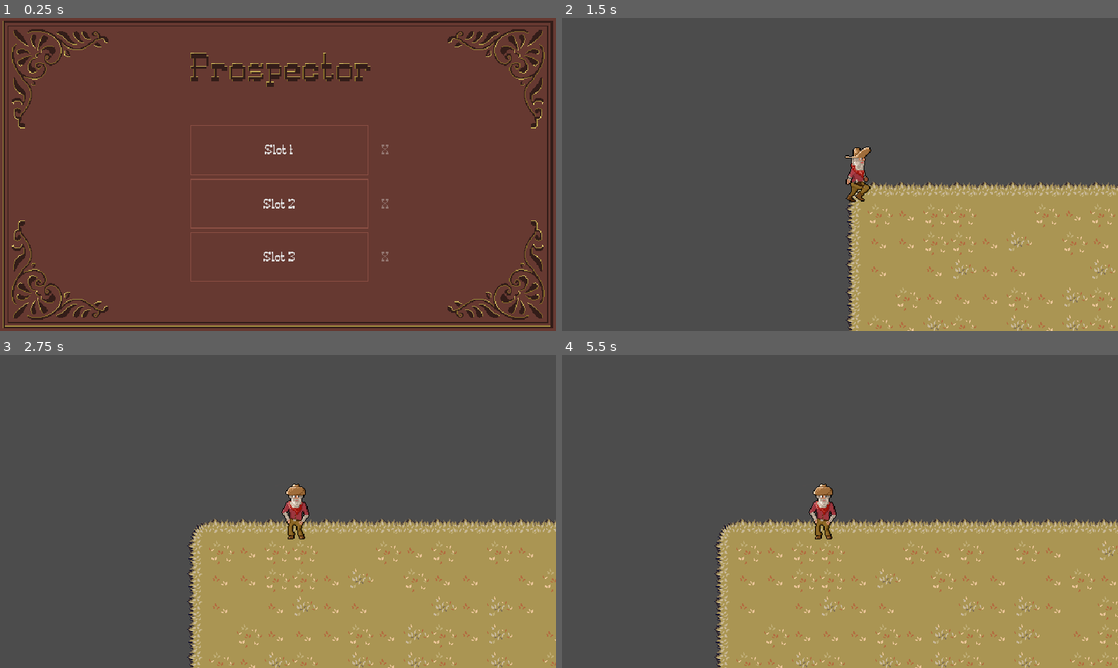
Above: before the commit, frames 1-4 (two rows, left to right).
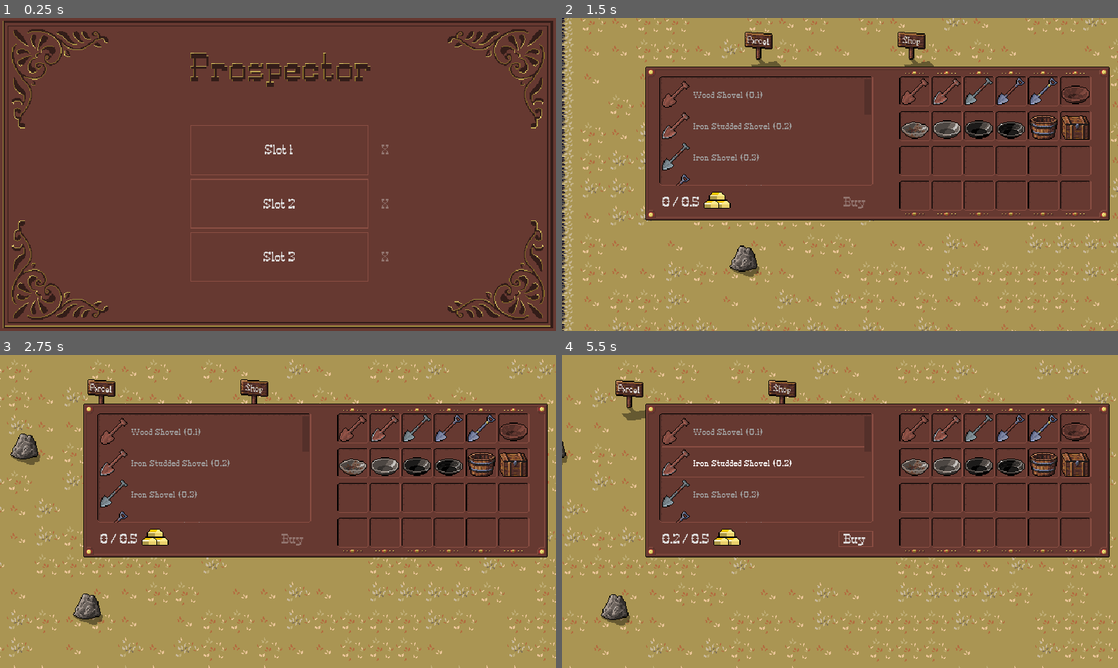
Above: after the commit, the same moments.

Repository: stdkoehler/prospector
Game: Godot game, scene res://MainMenu.tscn
Two runs of this game, one before a commit and one after it. Both use one fixed random seed, a clock stepped at 60 frames per second and the inputs below.
Inputs (mouse positions are in pixels of both pictures, inside the frame that each line leads up to):
- Up to frame 1 (0.25 s): no input
- Up to frame 2 (1.5 s): click "Slot 1" at 0.5 s; tap Enter at 1.25 s; move the mouse to (962, 158) at 1.27 s; hold Right (ui_right) from 1.28 s (still down); tap 1 at 1.35 s; click (962, 158) at 1.42 s
- Up to frame 3 (2.75 s): release Right (ui_right) at 2 s; drag from (166, 527) to (328, 533) at 2.02 s
- Up to frame 4 (5.5 s): tap Space at 2.75 s; move the mouse to (895, 442) at 2.77 s; hold Right (ui_right) 2.78-3.5 s; tap 3 at 2.85 s; drag from (812, 574) to (673, 464) at 3.52 s; tap Enter at 4.25 s; move the mouse to (1006, 558) at 4.27 s; hold Left (ui_left) 4.28-5 s; tap 5 at 4.35 s; drag from (673, 464) to (789, 533) at 5.02 s

The runs differ from the first frame. In frame 2, 85% of the frame differs, in the area x 0-100%, y 0-100%; in frame 3, 79%; in frame 4, 77%.

Commit message:
started shop

Diff:
--- a/Autoparcel.tscn
+++ b/Autoparcel.tscn
@@ -4,18 +4,18 @@
 [ext_resource path="res://Autoparcel.gd" type="Script" id=2]
 [ext_resource path="res://assets/npc/elvis.png" type="Texture" id=3]
 [ext_resource path="res://player/Player.gd" type="Script" id=4]
-[ext_resource path="res://ui/BaseUI.tscn" type="PackedScene" id=5]
+[ext_resource path="res://ui/Autoparcel/BaseUI.tscn" type="PackedScene" id=5]
 [ext_resource path="res://assets/player/prospector_anim_spritesheet.png" type="Texture" id=6]
 [ext_resource path="res://Elvis.gd" type="Script" id=7]
 [ext_resource path="res://assets/floor_tiles/navigationtiles.tres" type="TileSet" id=8]
 [ext_resource path="res://Camera2D2.gd" type="Script" id=9]
-[ext_resource path="res://ui/InventoryUI.tscn" type="PackedScene" id=10]
+[ext_resource path="res://ui/Autoparcel/InventoryUI.tscn" type="PackedScene" id=10]
 [ext_resource path="res://RockNavigationMap.gd" type="Script" id=11]
-[ext_resource path="res://ui/PlacementUI.tscn" type="PackedScene" id=12]
-[ext_resource path="res://ui/MenuUI.tscn" type="PackedScene" id=13]
-[ext_resource path="res://ui/UI.gd" type="Script" id=14]
-[ext_resource path="res://ui/MinigameUI.tscn" type="PackedScene" id=15]
-[ext_resource path="res://ui/HelpUI.tscn" type="PackedScene" id=16]
+[ext_resource path="res://ui/Autoparcel/PlacementUI.tscn" type="PackedScene" id=12]
+[ext_resource path="res://ui/Menu/MenuUI.tscn" type="PackedScene" id=13]
+[ext_resource path="res://ui/Autoparcel/UI.gd" type="Script" id=14]
+[ext_resource path="res://ui/Autoparcel/MinigameUI.tscn" type="PackedScene" id=15]
+[ext_resource path="res://ui/Autoparcel/HelpUI.tscn" type="PackedScene" id=16]
 
 [sub_resource type="CapsuleShape2D" id=1]
 radius = 11.0
--- a/Hub.tscn
+++ b/Hub.tscn
@@ -6,6 +6,8 @@
 [ext_resource path="res://Camera2D2.gd" type="Script" id=4]
 [ext_resource path="res://environment/ShopSign.tscn" type="PackedScene" id=5]
 [ext_resource path="res://environment/ParcelSign.tscn" type="PackedScene" id=6]
+[ext_resource path="res://environment/Rock.tscn" type="PackedScene" id=7]
+[ext_resource path="res://ui/Hub/ShopUI.tscn" type="PackedScene" id=8]
 
 [sub_resource type="CapsuleShape2D" id=1]
 radius = 11.0
@@ -64,6 +66,14 @@
 
 [node name="Hub" type="Node2D"]
 
+[node name="UI" type="CanvasLayer" parent="."]
+
+[node name="ShopUI" parent="UI" instance=ExtResource( 8 )]
+margin_left = 96.0
+margin_top = 56.0
+margin_right = 96.0
+margin_bottom = 56.0
+
 [node name="TileMap" type="TileMap" parent="."]
 tile_set = ExtResource( 2 )
 cell_size = Vector2( 32, 32 )
@@ -71,6 +81,7 @@
 tile_data = PoolIntArray( 0, 1, 1, 1, 1, 2, 2, 1, 2, 3, 1, 2, 4, 1, 2, 5, 1, 2, 6, 1, 2, 7, 1, 2, 8, 1, 2, 9, 1, 2, 10, …(11769 unchanged characters)…
 
 [node name="Camera2D2" type="Camera2D" parent="."]
+position = Vector2( 327.97, 228.964 )
 current = true
 drag_margin_left = 0.02
 script = ExtResource( 4 )
@@ -78,6 +89,7 @@
 [node name="YSort" type="YSort" parent="."]
 
 [node name="Player" type="KinematicBody2D" parent="YSort"]
+position = Vector2( 328, 208 )
 script = ExtResource( 3 )
 
 [node name="Sprite" type="Sprite" parent="YSort/Player"]
@@ -112,7 +124,16 @@
 shape = SubResource( 5 )
 
 [node name="ShopSign" parent="YSort" instance=ExtResource( 5 )]
-position = Vector2( 496, 152 )
+position = Vector2( 416, 72 )
 
 [node name="ParcelSign" parent="YSort" instance=ExtResource( 6 )]
-position = Vector2( 320, 240 )
+position = Vector2( 240, 72 )
+
+[node name="Rock" parent="YSort" instance=ExtResource( 7 )]
+position = Vector2( 224, 320 )
+
+[node name="Rock2" parent="YSort" instance=ExtResource( 7 )]
+position = Vector2( 512, 152 )
+
+[node name="Rock3" parent="YSort" instance=ExtResource( 7 )]
+position = Vector2( 152, 136 )
--- a/player/PlayerData.gd
+++ b/player/PlayerData.gd
@@ -107,6 +107,14 @@
         else:
             return null
 
+    func get_free_slot():
+        for i in range(BACKPACKSIZE):
+            if !(i in self.inventory_backpack):
+                return i
+
+        # no free slot
+        return -1
+
     func store_to_savedict():
         var inventory_backpack_save = {}
         for idx in self.inventory_backpack.keys():
@@ -226,3 +234,21 @@
 
 func _ui_deactivated(value):
     self.player.set_process_input(false)
+
+
+func add_item(id):
+    var file = File.new()
+    file.open("res://tools.json", file.READ)
+    var text = file.get_as_text()
+    var tools = JSON.parse(text).result
+    file.close()
+
+    var idx = PlayerData.inventory.get_free_slot()
+
+    if idx >= 0:
+        if tools[id]['type'] != 'container':
+            self.inventory.put_item(idx, Item.ToolItem.new(tools[id]))
+        else:
+            self.inventory.put_item(idx, Item.ContainerItem.new(tools[id]))
+
+    return idx
--- a/tools.json
+++ b/tools.json
@@ -3,22 +3,25 @@
 		"id": "wood_shovel",
 		"type": "shovel",
 		"name": "Wood Shovel",
+		"cost": 0.1,
 		"power": 0.15,
-		"efficiency": 0.2,
+		"efficiency": 0.25,
 		"texture_path": "res://assets/tools/shovel/icon_shovel_wood.png"
 	},
 	"iron_studded_wood_shovel": {
 		"id": "iron_studded_wood_shovel",
 		"type": "shovel",
-		"name": "Iron Studded Wood Shovel",
+		"name": "Iron Studded Shovel",
+		"cost": 0.2,
 		"power": 0.2,
-		"efficiency": 0.2,
+		"efficiency": 0.25,
 		"texture_path": "res://assets/tools/shovel/icon_shovel_iron_studded_wood.png"
 	},
 	"iron_shovel": {
 		"id": "iron_shovel",
 		"type": "shovel",
 		"name": "Iron Shovel",
+		"cost": 0.3,
 		"power": 0.3,
 		"efficiency": 0.3,
 		"texture_path": "res://assets/tools/shovel/icon_shovel_full_iron.png"
@@ -27,6 +30,7 @@
 		"id": "steel_shovel",
 		"type": "shovel",
 		"name": "Steel Shovel",
+		"cost": 0.5,
 		"power": 0.5,
 		"efficiency": 0.5,
 		"texture_path": "res://assets/tools/shovel/icon_shovel_steel.png"
@@ -35,6 +39,7 @@
 		"id": "full_steel_shovel",
 		"type": "shovel",
 		"name": "Full Steel Shovel",
+		"cost": 0.8,
 		"power": 0.5,
 		"efficiency": 0.5,
 		"texture_path": "res://assets/tools/shovel/icon_shovel_full_steel.png"
@@ -43,22 +48,25 @@
 		"id": "wood_pan",
 		"type": "pan",
 		"name": "Wood Pan",
+		"cost": 0.1,
 		"power": 0.15,
-		"efficiency": 0.2,
+		"efficiency": 0.25,
 		"texture_path": "res://assets/tools/pan/wood_pan.png"
 	},
 	"iron_sheet_pan": {
 		"id": "iron_sheet_pan",
 		"type": "pan",
 		"name": "Iron Sheet Pan",
+		"cost": 0.2,
 		"power": 0.2,
-		"efficiency": 0.2,
+		"efficiency": 0.25,
 		"texture_path": "res://assets/tools/pan/iron_sheet_pan.png"
 	},
 	"iron_pan": {
 		"id": "iron_pan",
 		"type": "pan",
 		"name": "Iron Pan",
+		"cost": 0.3,
 		"power": 0.3,
 		"efficiency": 0.3,
 		"texture_path": "res://assets/tools/pan/iron_pan.png"
@@ -66,7 +74,8 @@
 	"blackcast_steel_pan": {
 		"id": "blackcast_steel_pan",
 		"type": "pan",
-		"name": "Blackcast Steel Pan",
+		"name": "Black Steel Pan",
+		"cost": 0.4,
 		"power": 0.4,
 		"efficiency": 0.4,
 		"texture_path": "res://assets/tools/pan/blackcast_steel_pan.png"
@@ -74,7 +83,8 @@
 	"blackcast_steel_riffled_pan": {
 		"id": "blackcast_steel_riffled_pan",
 		"type": "pan",
-		"name": "Blackcast Steel Riffled Pan",
+		"name": "Black Steel Riffled Pan",
+		"cost": 0.8,
 		"power": 0.5,
 		"efficiency": 0.5,
 		"texture_path": "res://assets/tools/pan/blackcast_steel_riffled_pan.png"
@@ -83,6 +93,7 @@
 		"id": "small_bucket",
 		"type": "container",
 		"name": "Small Bucket",
+		"cost": 0.1,
 		"bulk": 5,
 		"items": 0,
 		"texture_path": "res://assets/tools/container/small_bucket.png"
@@ -91,6 +102,7 @@
 		"id": "chest",
 		"type": "container",
 		"name": "Chest",
+		"cost": 0.1,
 		"bulk": 0,
 		"items": 6,
 		"texture_path": "res://assets/tools/container/chest.png"
--- a/ui/BaseUI.tscn
+++ b/ui/Autoparcel/BaseUI.tscn
@@ -1,13 +1,14 @@
 [gd_scene load_steps=12 format=2]
 
 [ext_resource path="res://assets/themes/UI.theme" type="Theme" id=1]
-[ext_resource path="res://ui/BaseUI.gd" type="Script" id=2]
+[ext_resource path="res://ui/Autoparcel/BaseUI.gd" type="Script" id=2]
 [ext_resource path="res://assets/ui/mirror_inner.png" type="Texture" id=3]
 [ext_resource path="res://assets/icons/icon_goldbag.png" type="Texture" id=4]
 [ext_resource path="res://assets/ui/mirror.png" type="Texture" id=5]
 [ext_resource path="res://assets/icons/icon_goldbar.png" type="Texture" id=6]
 [ext_resource path="res://assets/tools/shovel/icon_shovel_steel.png" type="Texture" id=7]
 [ext_resource path="res://assets/ui/toolbelt.png" type="Texture" id=8]
+
 
 [sub_resource type="StyleBoxEmpty" id=1]
 
--- a/ui/HelpUI.tscn
+++ b/ui/Autoparcel/HelpUI.tscn
@@ -1,8 +1,10 @@
 [gd_scene load_steps=4 format=2]
 
-[ext_resource path="res://ui/TutorialPopupWindows/DiggingBulk.tscn" type="PackedScene" id=1]
-[ext_resource path="res://ui/TutorialPopupWindows/DiggingTool.tscn" type="PackedScene" id=2]
-[ext_resource path="res://ui/HelpUI.gd" type="Script" id=3]
+[ext_resource path="res://ui/Autoparcel/TutorialPopupWindows/DiggingBulk.tscn" type="PackedScene" id=1]
+[ext_resource path="res://ui/Autoparcel/TutorialPopupWindows/DiggingTool.tscn" type="PackedScene" id=2]
+[ext_resource path="res://ui/Autoparcel/HelpUI.gd" type="Script" id=3]
+
+
 
 [node name="HelpUI" type="Control"]
 anchor_right = 1.0
--- a/ui/InventoryUI.tscn
+++ b/ui/Autoparcel/InventoryUI.tscn
@@ -1,12 +1,12 @@
 [gd_scene load_steps=6 format=2]
 
 [ext_resource path="res://assets/themes/UI.theme" type="Theme" id=1]
-[ext_resource path="res://ui/InventoryUI.gd" type="Script" id=2]
+[ext_resource path="res://ui/Autoparcel/InventoryUI.gd" type="Script" id=2]
 [ext_resource path="res://assets/ui/inventory.png" type="Texture" id=3]
 
-[sub_resource type="StyleBoxEmpty" id=1]
+[sub_resource type="StyleBoxEmpty" id=11]
 
-[sub_resource type="StyleBoxEmpty" id=2]
+[sub_resource type="StyleBoxEmpty" id=12]
 
 [node name="InventoryUI" type="Control"]
 anchor_right = 1.0
--- a/ui/MinigameUI.tscn
+++ b/ui/Autoparcel/MinigameUI.tscn
@@ -3,8 +3,8 @@
 [ext_resource path="res://assets/ui/target.png" type="Texture" id=1]
 [ext_resource path="res://assets/themes/UI.theme" type="Theme" id=2]
 [ext_resource path="res://assets/ui/crosshair.png" type="Texture" id=3]
-[ext_resource path="res://ui/MinigameUI.gd" type="Script" id=4]
-[ext_resource path="res://ui/minigame/TextureButton.tscn" type="PackedScene" id=5]
+[ext_resource path="res://ui/Autoparcel/MinigameUI.gd" type="Script" id=4]
+[ext_resource path="res://ui/Autoparcel/minigame/TextureButton.tscn" type="PackedScene" id=5]
 [ext_resource path="res://assets/ui/minigame/mathgame_border.png" type="Texture" id=9]
 
 [node name="MinigameUI" type="Control"]
--- a/ui/PlacementUI.tscn
+++ b/ui/Autoparcel/PlacementUI.tscn
@@ -1,6 +1,7 @@
 [gd_scene load_steps=2 format=2]
 
-[ext_resource path="res://ui/PlacementUI.gd" type="Script" id=1]
+[ext_resource path="res://ui/Autoparcel/PlacementUI.gd" type="Script" id=1]
+
 
 [node name="PlacementUI" type="Control"]
 anchor_right = 1.0
--- a/ui/TutorialPopupWindows/DiggingBulk.tscn
+++ b/ui/Autoparcel/TutorialPopupWindows/DiggingBulk.tscn
@@ -1,6 +1,7 @@
 [gd_scene load_steps=2 format=2]
 
-[ext_resource path="res://ui/TutorialPopupWindows/TutorialPopupWindow.tscn" type="PackedScene" id=1]
+[ext_resource path="res://ui/Autoparcel/TutorialPopupWindows/TutorialPopupWindow.tscn" type="PackedScene" id=1]
+
 
 [node name="DiggingBulk" instance=ExtResource( 1 )]
 visible = false
--- a/ui/TutorialPopupWindows/DiggingTool.tscn
+++ b/ui/Autoparcel/TutorialPopupWindows/DiggingTool.tscn
@@ -1,7 +1,8 @@
 [gd_scene load_steps=3 format=2]
 
-[ext_resource path="res://ui/TutorialPopupWindows/TutorialPopupWindow.tscn" type="PackedScene" id=1]
+[ext_resource path="res://ui/Autoparcel/TutorialPopupWindows/TutorialPopupWindow.tscn" type="PackedScene" id=1]
 [ext_resource path="res://assets/tutorial/digging_tool.png" type="Texture" id=2]
+
 
 [node name="DiggingTool" instance=ExtResource( 1 )]
 visible = false
--- a/ui/minigame/TextureButton.tscn
+++ b/ui/Autoparcel/minigame/TextureButton.tscn
@@ -4,7 +4,8 @@
 [ext_resource path="res://assets/ui/minigame/mathgame_button_clicked.png" type="Texture" id=2]
 [ext_resource path="res://assets/ui/minigame/mathgame_button.png" type="Texture" id=3]
 [ext_resource path="res://assets/ui/minigame/mathgame_button_hover.png" type="Texture" id=4]
-[ext_resource path="res://ui/minigame/TextureButton.gd" type="Script" id=5]
+[ext_resource path="res://ui/Autoparcel/minigame/TextureButton.gd" type="Script" id=5]
+
 
 [node name="TextureButton" type="TextureButton"]
 margin_right = 65.0
--- /dev/null
+++ b/ui/Hub/ShopUI.gd
@@ -0,0 +1,116 @@
+extends Control
+var empty_slot_texture = ResourceLoader.load("res://assets/tools/icon_none.png")
+
+
+onready var handle_inventory = $Panel/TextureRect/ItemListBackpack
+onready var handle_shop = $Panel/ItemList
+
+func _ready():
+    # Shop
+
+    var file = File.new()
+    file.open("res://tools.json", file.READ)
+    var text = file.get_as_text()
+    var tools = JSON.parse(text).result
+    file.close()
+
+    handle_shop.set_max_columns(1)
+    handle_shop.set_fixed_icon_size(Vector2(32,32))
+    handle_shop.set_icon_mode($Panel/TextureRect/ItemListBackpack.ICON_MODE_LEFT)
+    handle_shop.set_select_mode($Panel/TextureRect/ItemListBackpack.SELECT_SINGLE)
+    handle_shop.set_same_column_width(true)
+    handle_shop.clear()
+    var idx = 0
+    for ti in tools:
+        ti = tools[ti]
+        if ti['type'] != 'container':
+            handle_shop.add_item("", null, false)
+            var icon = ResourceLoader.load(ti['texture_path'])
+            handle_shop.set_item_icon(idx, icon)
+            handle_shop.set_item_selectable(idx, true)
+            handle_shop.set_item_metadata(idx, ti)
+            handle_shop.set_item_text(idx, ti['name'] + ' (' + str(ti['cost']) + ')')
+            #handle_shop.set_item_tooltip(0, ti['id'])
+            handle_shop.set_item_tooltip_enabled(idx, true)
+            idx+=1
+
+    self._update(null)
+
+    #self.inventory.put_item(0, Item.ToolItem.new(tools['wood_shovel']))
+
+
+    # Inventory
+    $Panel/TextureRect/ItemListBackpack.set_max_columns(6)
+    $Panel/TextureRect/ItemListBackpack.set_fixed_icon_size(Vector2(32,32))
+    $Panel/TextureRect/ItemListBackpack.set_icon_mode($Panel/TextureRect/ItemListBackpack.ICON_MODE_TOP)
+    $Panel/TextureRect/ItemListBackpack.set_select_mode($Panel/TextureRect/ItemListBackpack.SELECT_SINGLE)
+    $Panel/TextureRect/ItemListBackpack.set_same_column_width(true)
+
+    $Panel/TextureRect/ItemListBackpack.clear()
+
+    for i in range(PlayerData.inventory.BACKPACKSIZE):
+        $Panel/TextureRect/ItemListBackpack.add_item("", null, false)
+        update_slot(i)
+
+func update_slot(idx):
+    if (idx < 0):
+        return
+
+    if PlayerData.inventory.exists(idx):
+
+        var item = PlayerData.inventory.get_item(idx)
+        var icon = ResourceLoader.load(item.texture_path)
+
+        $Panel/TextureRect/ItemListBackpack.set_item_icon(idx, icon)
+        $Panel/TextureRect/ItemListBackpack.set_item_selectable(idx, true)
+        $Panel/TextureRect/ItemListBackpack.set_item_metadata(idx, item)
+        $Panel/TextureRect/ItemListBackpack.set_item_tooltip(idx, item.name)
+        $Panel/TextureRect/ItemListBackpack.set_item_tooltip_enabled(idx, true)
+    else:
+        $Panel/TextureRect/ItemListBackpack.set_item_icon(idx, empty_slot_texture)
+        $Panel/TextureRect/ItemListBackpack.set_item_selectable(idx, false)
+        $Panel/TextureRect/ItemListBackpack.set_item_metadata(idx, null)
+        $Panel/TextureRect/ItemListBackpack.set_item_tooltip(idx, "")
+        $Panel/TextureRect/ItemListBackpack.set_item_tooltip_enabled(idx, false)
+
+
+func _set_price(price):
+    $Panel/GridContainer/Cost.text = str(stepify(price,0.1)) + ' / ' + str(stepify(PlayerData.inventory.goldbar,0.1))
+    if price > PlayerData.inventory.goldbar:
+        $Panel/BuyButton.disabled = true
+    else:
+        $Panel/BuyButton.disabled = false
+
+
+func _on_ItemList_item_selected(index):
+    self._update(null)
+
+
+func _on_BuyButton_pressed():
+    var sel = handle_shop.get_selected_items()[0]
+    var meta = self.handle_shop.get_item_metadata(sel)
+
+    var idx = PlayerData.add_item(meta['id'])
+    if idx > 0:
+        PlayerData.dec_goldbar(meta['cost'])
+        self._update(idx)
+    else:
+        $Panel/BuyButton.disabled = true
+
+func _update(idx):
+    if idx != null:
+        self.update_slot(idx)
+
+    var cost = null
+    var sel = handle_shop.get_selected_items()
+    if len(sel) > 0:
+        cost = self.handle_shop.get_item_metadata(sel[0])['cost']
+        self._set_price(cost)
+    else:
+        self._set_price(0)
+
+    idx = PlayerData.inventory.get_free_slot()
+    if idx > 0 && cost != null && cost <= PlayerData.inventory.goldbar:
+        $Panel/BuyButton.disabled = false
+    else:
+        $Panel/BuyButton.disabled = true
--- /dev/null
+++ b/ui/Hub/ShopUI.tscn
@@ -0,0 +1,140 @@
+[gd_scene load_steps=14 format=2]
+
+[ext_resource path="res://assets/icons/icon_goldbar.png" type="Texture" id=1]
+[ext_resource path="res://assets/themes/UI.theme" type="Theme" id=2]
+[ext_resource path="res://assets/ui/shop/inventory_shopscreen.png" type="Texture" id=5]
+[ext_resource path="res://ui/Hub/ShopUI.gd" type="Script" id=7]
+[ext_resource path="res://assets/themes/western_pixel_6.tres" type="DynamicFont" id=8]
+
+[sub_resource type="StyleBoxEmpty" id=11]
+
+[sub_resource type="StyleBoxEmpty" id=12]
+
+[sub_resource type="StyleBoxEmpty" id=3]
+
+[sub_resource type="StyleBoxFlat" id=9]
+bg_color = Color( 0.6, 0.6, 0.6, 0 )
+border_width_left = 1
+border_width_top = 1
+border_width_right = 1
+border_width_bottom = 1
+border_color = Color( 0.541176, 0.305882, 0.262745, 1 )
+
+[sub_resource type="StyleBoxEmpty" id=5]
+
+[sub_resource type="StyleBoxEmpty" id=6]
+
+[sub_resource type="StyleBoxFlat" id=13]
+bg_color = Color( 0.6, 0.6, 0.6, 0 )
+border_width_left = 1
+border_width_top = 1
+border_width_right = 1
+border_width_bottom = 1
+border_color = Color( 0.541176, 0.305882, 0.262745, 1 )
+
+[sub_resource type="StyleBoxFlat" id=10]
+bg_color = Color( 0.4, 0.223529, 0.192157, 1 )
+
+[node name="ShopUI" type="Control"]
+anchor_right = 1.0
+anchor_bottom = 1.0
+script = ExtResource( 7 )
+__meta__ = {
+"_edit_use_anchors_": false
+}
+
+[node name="Panel" type="Panel" parent="."]
+anchor_right = 1.0
+anchor_bottom = 1.0
+margin_right = -218.0
+margin_bottom = -183.0
+theme = ExtResource( 2 )
+__meta__ = {
+"_edit_use_anchors_": false
+}
+
+[node name="TextureRect" type="TextureRect" parent="Panel"]
+margin_right = 534.0
+margin_bottom = 177.0
+texture = ExtResource( 5 )
+__meta__ = {
+"_edit_use_anchors_": false
+}
+
+[node name="ItemListBackpack" type="ItemList" parent="Panel/TextureRect"]
+margin_left = 294.101
+margin_top = 12.1801
+margin_right = 544.101
+margin_bottom = 182.18
+rect_min_size = Vector2( 222, 170 )
+custom_styles/selected_focus = SubResource( 11 )
+custom_styles/selected = SubResource( 12 )
+custom_colors/guide_color = Color( 0, 0, 0, 0 )
+custom_colors/font_color_selected = Color( 0, 0, 0, 1 )
+custom_constants/vseparation = 4
+custom_constants/line_separation = 0
+custom_constants/icon_margin = 0
+custom_constants/hseparation = 5
+auto_height = true
+max_columns = 6
+same_column_width = true
+fixed_icon_size = Vector2( 32, 32 )
+__meta__ = {
+"_edit_use_anchors_": false
+}
+
+[node name="ItemList" type="ItemList" parent="Panel"]
+margin_left = 19.0
+margin_top = 14.0
+margin_right = 260.0
+margin_bottom = 136.0
+custom_styles/cursor = SubResource( 3 )
+custom_styles/selected_focus = SubResource( 9 )
+custom_styles/bg_focus = SubResource( 5 )
+custom_styles/cursor_unfocused = SubResource( 6 )
+custom_styles/selected = SubResource( 13 )
+custom_styles/bg = SubResource( 10 )
+custom_fonts/font = ExtResource( 8 )
+custom_colors/guide_color = Color( 0, 0, 0, 0 )
+__meta__ = {
+"_edit_use_anchors_": false
+}
+
+[node name="GridContainer" type="GridContainer" parent="Panel"]
+margin_left = 19.0
+margin_top = 139.0
+margin_right = 134.0
+margin_bottom = 171.0
+columns = 3
+__meta__ = {
+"_edit_use_anchors_": false
+}
+
+[node name="Cost" type="Label" parent="Panel/GridContainer"]
+margin_right = 45.0
+margin_bottom = 32.0
+size_flags_horizontal = 3
+size_flags_vertical = 7
+custom_colors/font_color = Color( 0.878431, 0.878431, 0.878431, 1 )
+text = "0.1/4.0"
+valign = 1
+
+[node name="TextureRect" type="TextureRect" parent="Panel/GridContainer"]
+margin_left = 49.0
+margin_right = 81.0
+margin_bottom = 32.0
+texture = ExtResource( 1 )
+
+[node name="BuyButton" type="Button" parent="Panel"]
+margin_left = 221.765
+margin_top = 146.294
+margin_right = 261.765
+margin_bottom = 165.294
+size_flags_horizontal = 3
+disabled = true
+text = "Buy"
+__meta__ = {
+"_edit_use_anchors_": false
+}
+[connection signal="item_selected" from="Panel/ItemList" to="." method="_on_ItemList_item_selected"]
+[connection signal="pressed" from="Panel/BuyButton" to="." method="_on_BuyButton_pressed"]
--- a/ui/MenuUI.tscn
+++ b/ui/Menu/MenuUI.tscn
@@ -1,7 +1,8 @@
 [gd_scene load_steps=3 format=2]
 
 [ext_resource path="res://assets/themes/UI.theme" type="Theme" id=1]
-[ext_resource path="res://ui/MenuUI.gd" type="Script" id=2]
+[ext_resource path="res://ui/Menu/MenuUI.gd" type="Script" id=2]
+
 
 [node name="MenuUI" type="Control"]
 visible = false
Not shown: 1 places in Hub.tscn that only renumber resources
Binary file changed: assets/themes/UI.theme
Binary file added: assets/ui/shop/inventory_shopscreen.png
Not shown, added: assets/ui/shop/inventory_shopscreen.png.import
Renamed: ui/BaseUI.gd -> ui/Autoparcel/BaseUI.gd
Renamed: ui/HelpUI.gd -> ui/Autoparcel/HelpUI.gd
Renamed: ui/InventoryUI.gd -> ui/Autoparcel/InventoryUI.gd
Not shown: 1 places in ui/Autoparcel/InventoryUI.tscn that only renumber resources
Renamed: ui/MinigameUI.gd -> ui/Autoparcel/MinigameUI.gd
Renamed: ui/PlacementUI.gd -> ui/Autoparcel/PlacementUI.gd
Renamed: ui/TutorialPopupWindows/TutorialPopupWindow.tscn -> ui/Autoparcel/TutorialPopupWindows/TutorialPopupWindow.tscn
Renamed: ui/UI.gd -> ui/Autoparcel/UI.gd
(and 2 more such lines)
